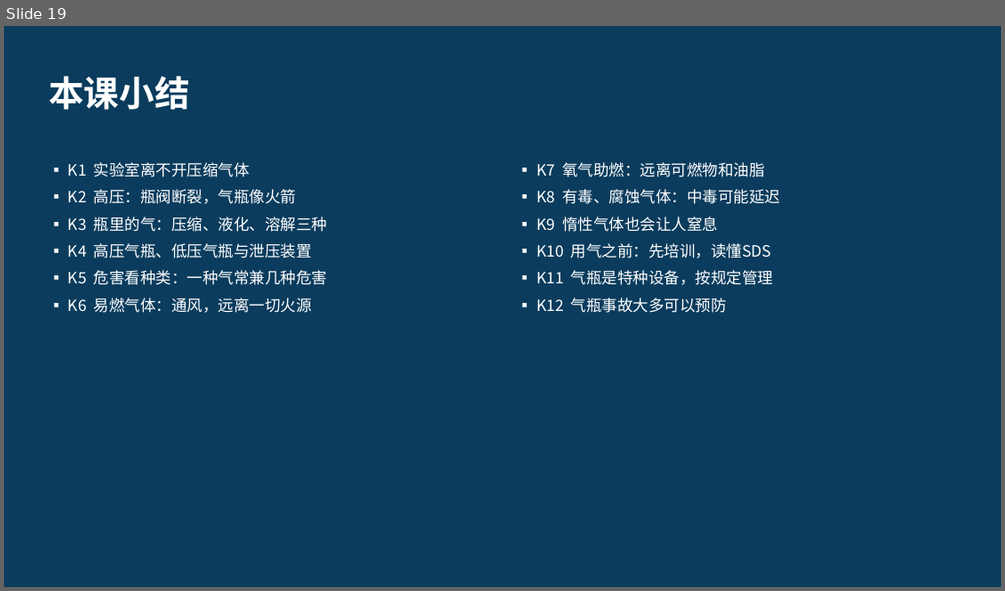
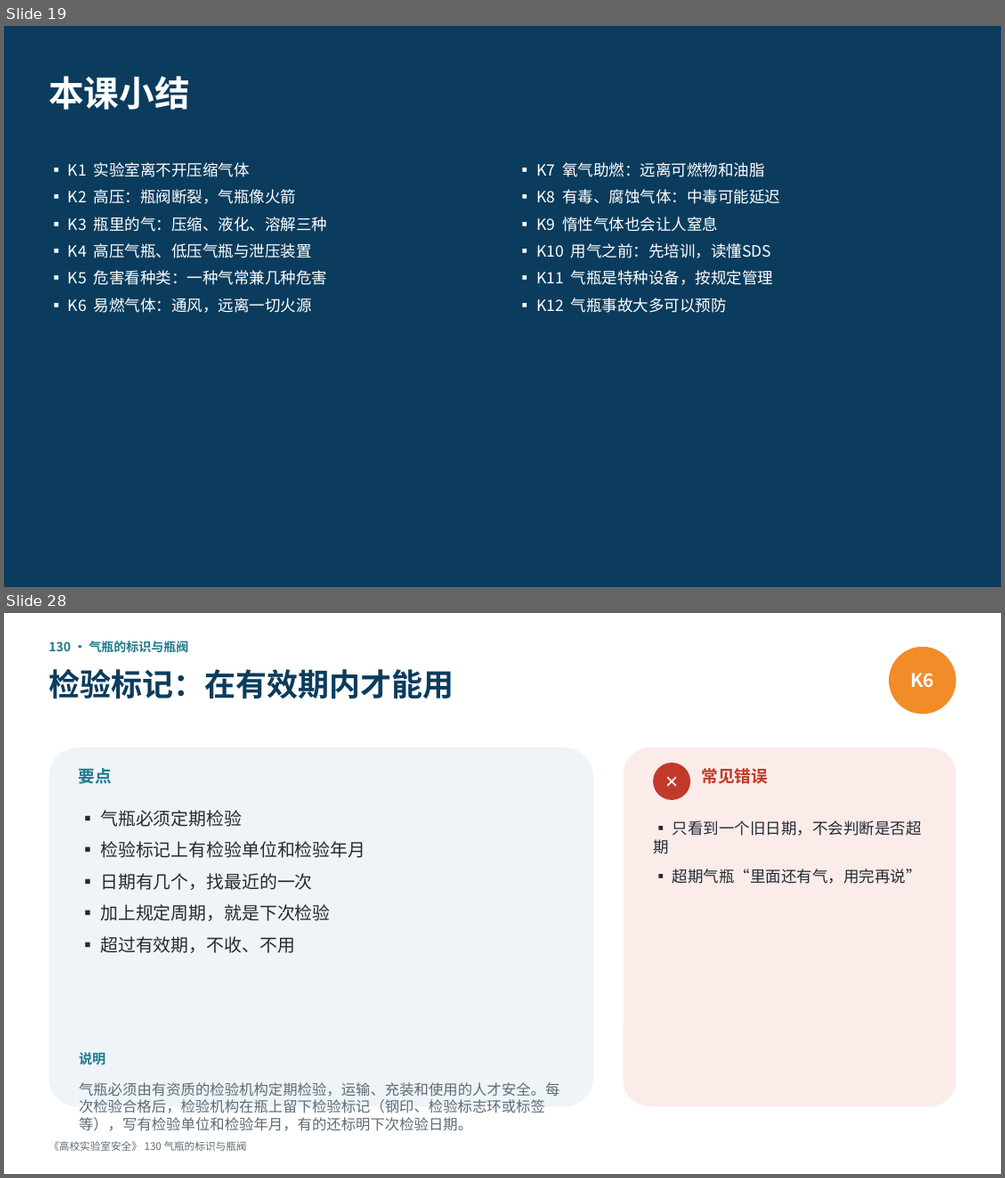
Before and after one commit to hanrongwx-max/videoyoutubo, a slide deck: course/高校实验室安全/课件/第11章_气瓶、低温与气体安全.pptx. Shown one above the other, each under a label of ours: slide 19 before the commit, slides 19 and 28 after it; the slides between them are not shown. The pictures are 1005x591 and 1005x1178 pixels, drawn with LibreOffice and Linux fonts; fonts in the diff are those of the drawing. Boxes give left, top, right and bottom in pixels: in the first picture for what was removed or moved away, otherwise in the second. Text is boxed around its words. In the diff, an @@ line names an element or a change of style, - is before the commit and + after.

```diff
--- a/course/高校实验室安全/课件/第11章_气瓶、低温与气体安全.pptx
+++ b/course/高校实验室安全/课件/第11章_气瓶、低温与气体安全.pptx
@@ slide 28 added at [4,613,1001,1174], background #FFFFFF @@
@@ text added at [48,641,189,652], 12 pt, text #1D7A8C, bold @@
+130 · 气瓶的标识与瓶阀
@@ ellipse added at [889,647,956,714], fill #F28C28, 18 pt, text #FFFFFF, bold @@
+K6
@@ text added at [48,669,453,699], 30 pt, text #0B3C5D, bold @@
+检验标记：在有效期内才能用
@@ rounded rectangle added at [48,747,593,1107], fill #EEF4F7 @@
@@ text added at [79,768,112,784], 16 pt, text #1D7A8C, bold @@
+要点
@@ rounded rectangle added at [623,747,956,1107], fill #FBECEA @@
@@ ellipse added at [653,763,690,800], fill #C0392B, 16 pt, text #FFFFFF, bold @@
+✕
@@ text added at [702,768,768,784], 16 pt, text #C0392B, bold @@
+常见错误
@@ text added at [100,810,365,953], 17 pt, text #222B33 @@
+▪ 气瓶必须定期检验
+▪ 检验标记上有检验单位和检验年月
+▪ 日期有几个，找最近的一次
+▪ 加上规定周期，就是下次检验
+▪ 超过有效期，不收、不用
@@ text added at [653,820,922,884], 15 pt, text #222B33 @@
+▪ 只看到一个旧日期，不会判断是否超期
+▪ 超期气瓶“里面还有气，用完再说”
@@ text added at [79,1052,105,1064], 13 pt, text #1D7A8C, bold @@
+说明
@@ text added at [79,1082,559,1131], 14 pt, text #5F6B75 @@
+气瓶必须由有资质的检验机构定期检验，运输、充装和使用的人才安全。每次检验合格后，检验机构在瓶上留下检验标记（钢印、检验标志环或标签等），写有检验单位和检验年月，有的还标明下次检验日期。
@@ text added at [48,1141,247,1151], 10 pt, text #5F6B75 @@
+《高校实验室安全》 130 气瓶的标识与瓶阀
```
Also in this commit, not shown: 16 other slides added, 2 other files.
